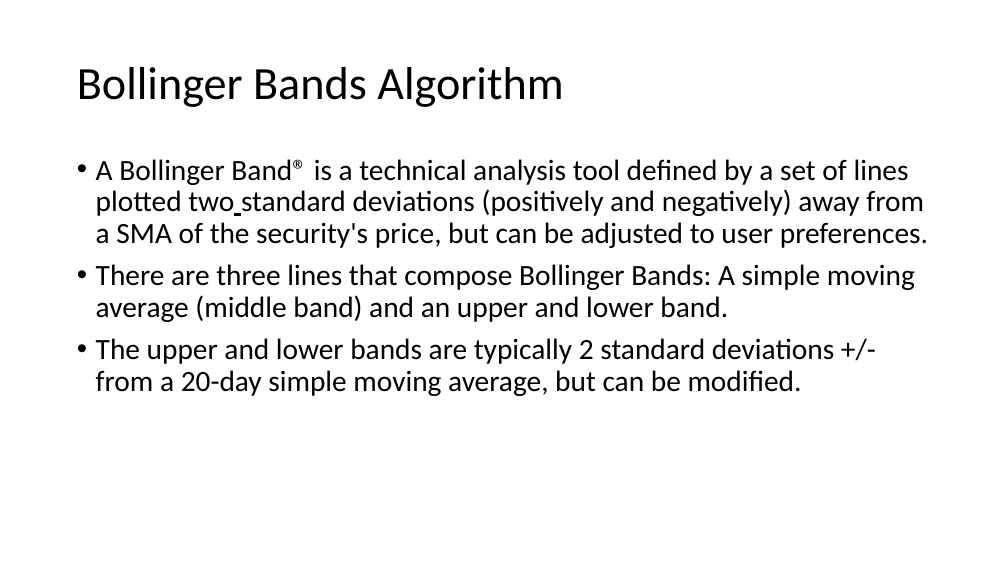
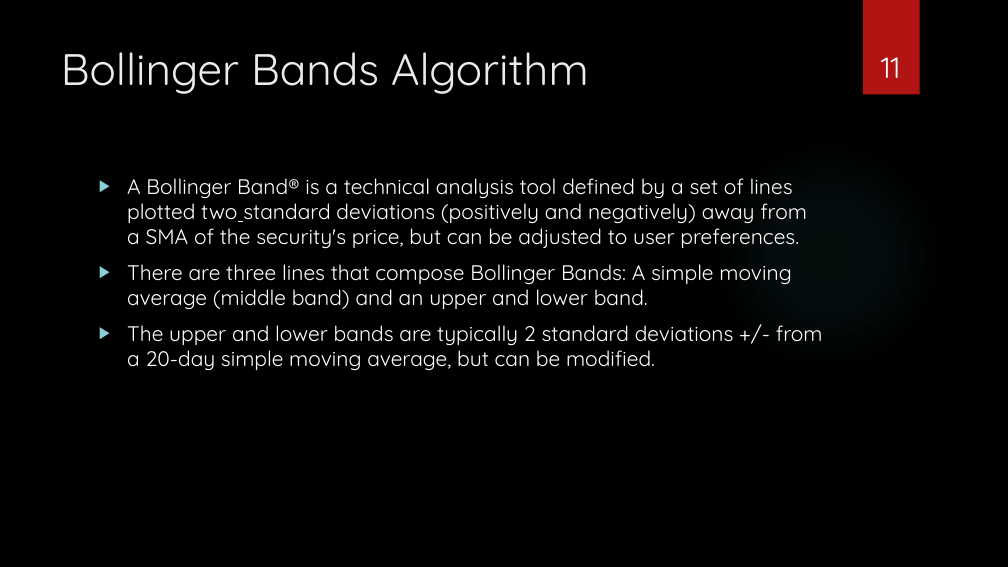
Before and after one commit to ShivakumarRavi/TradingAlgorithms, a slide deck: slide 11 of Python Assignment.pptx. Drawn at 1008x567 pixels with LibreOffice and Linux fonts; fonts in the diff are those of the drawing; background and template pictures are left out. Boxes give left, top, right and bottom in pixels: in the first picture for what was removed or moved away, otherwise in the second. Text is boxed around its words. In the diff, an @@ line names an element or a change of style, - is before the commit and + after.

```diff
--- a/Python Assignment.pptx
+++ b/Python Assignment.pptx
@@ background #FFFFFF to picture (left out) @@
@@ rectangle added at bbox=[863, 0, 920, 95], fill #B01513 @@
@@ title "Bollinger Bands Algorithm": place and size @@
-title "Bollinger Bands Algorithm" at bbox=[77, 67, 563, 107]
+title "Bollinger Bands Algorithm" at bbox=[61, 52, 589, 94]
@@ title "Bollinger Bands Algorithm" at bbox=[61, 52, 589, 94]: size 44 to 42 pt, font Calibri to Quicksand, text colour #000000 to #EBEBEB; line spacing 0.9 to 1; vertical alignment middle to top @@
@@ page number added at bbox=[881, 57, 901, 78], 28 pt, text #FFFFFF @@
+11
@@ ellipse added at bbox=[712, 138, 944, 371], fill gradient #50B9C1 @@
@@ text "A Bollinger Band® is a ...": place and size @@
-text "A Bollinger Band® is a ..." at bbox=[96, 159, 928, 396]
+text "A Bollinger Band® is a ..." at bbox=[127, 178, 823, 371]
@@ text "A Bollinger Band® is a ..." at bbox=[127, 178, 823, 371]: size 28 to 20 pt, font Calibri to Quicksand, text colour #000000 to #FFFFFF; bullet • to ▶; line spacing 0.9 to 1 @@
```
Also in this commit, not shown: 15 other slides changed, 1 other file.
